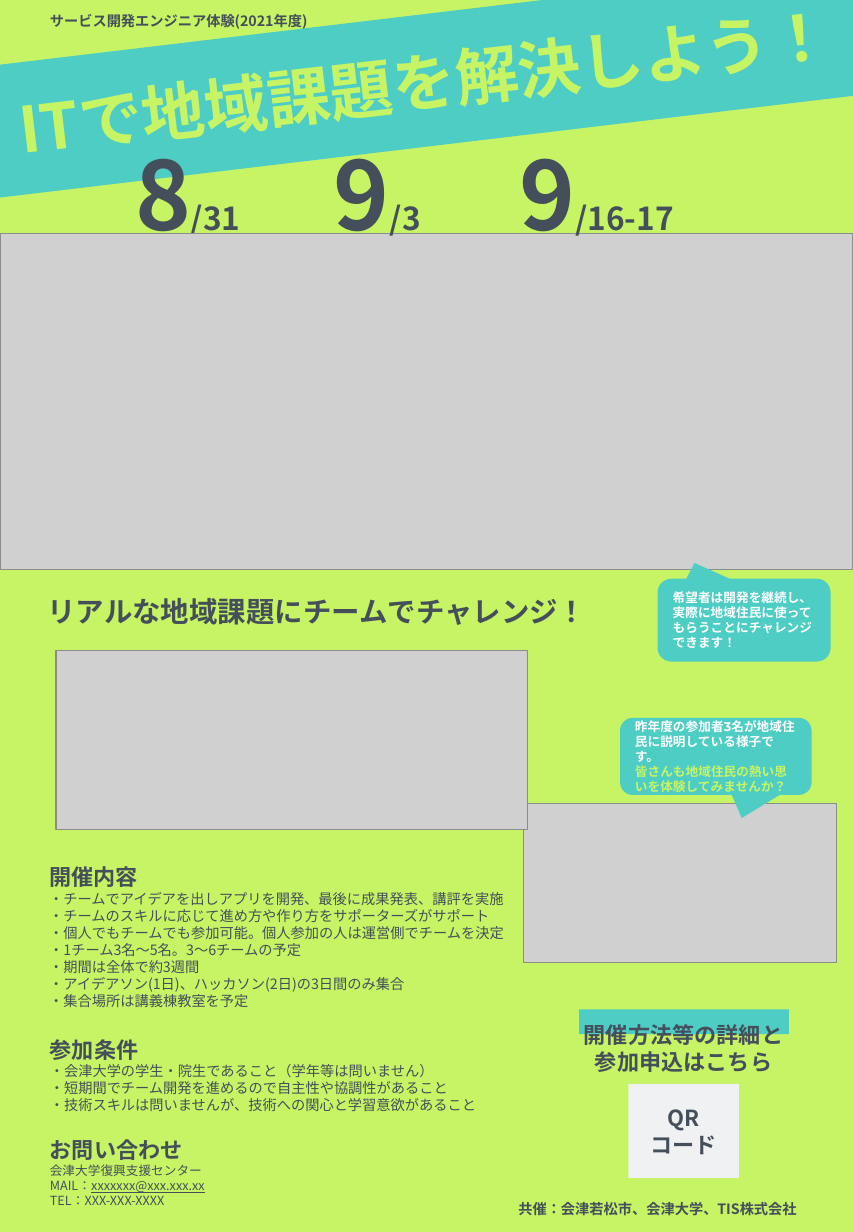
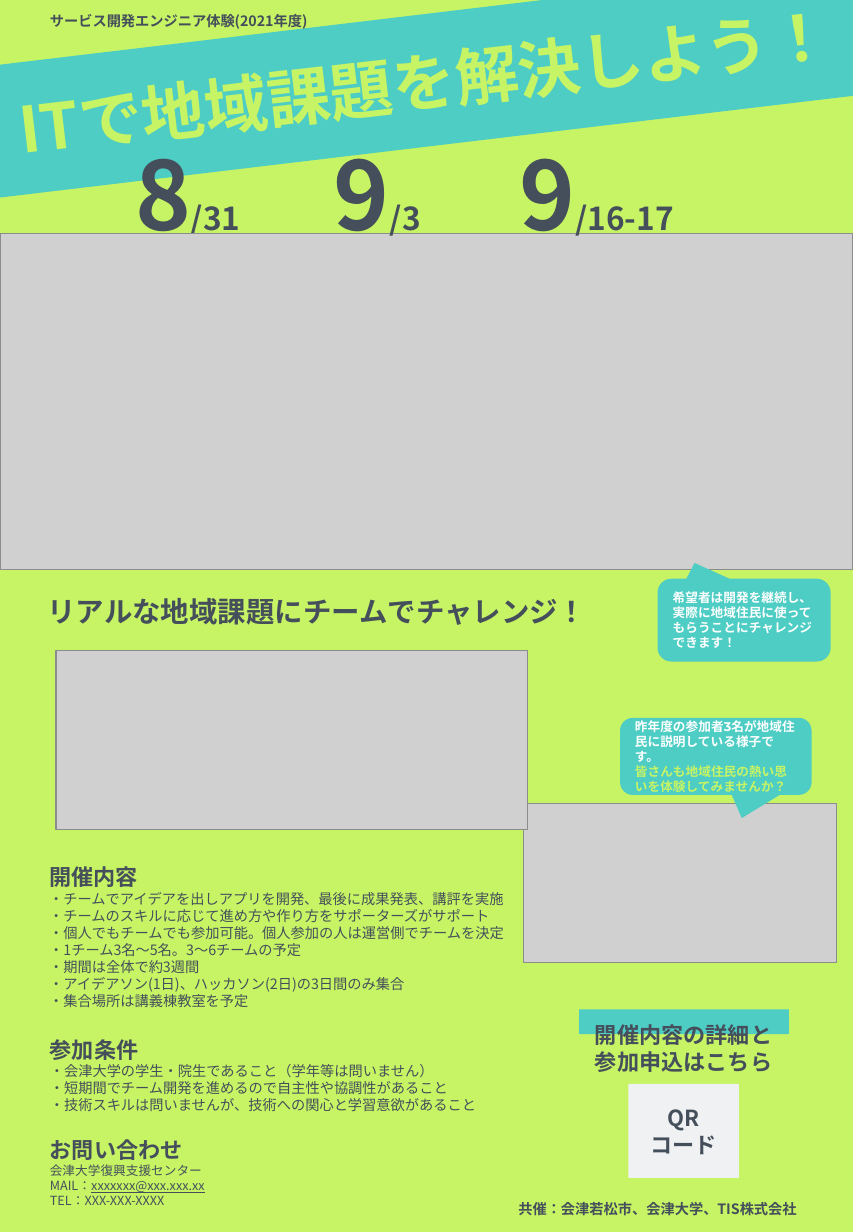
Before and after one commit to kiyohome/wacchi, a slide deck: slide 1 of 2021/（チラシ）ITで地域課題を解決しよう.pptx. Drawn at 853x1232 pixels with LibreOffice and Linux fonts; fonts in the diff are those of the drawing; grey boxes stand for pictures. Boxes give left, top, right and bottom in pixels: in the first picture for what was removed or moved away, otherwise in the second. Text is boxed around its words. In the diff, an @@ line names an element or a change of style, - is before the commit and + after.

```diff
--- a/2021/（チラシ）ITで地域課題を解決しよう.pptx
+++ b/2021/（チラシ）ITで地域課題を解決しよう.pptx
@@ text at (595, 1021, 772, 1049): text changed @@
-開催方法等の詳細と
+開催内容の詳細と
```
Also in this commit, not shown: 1 other file.
